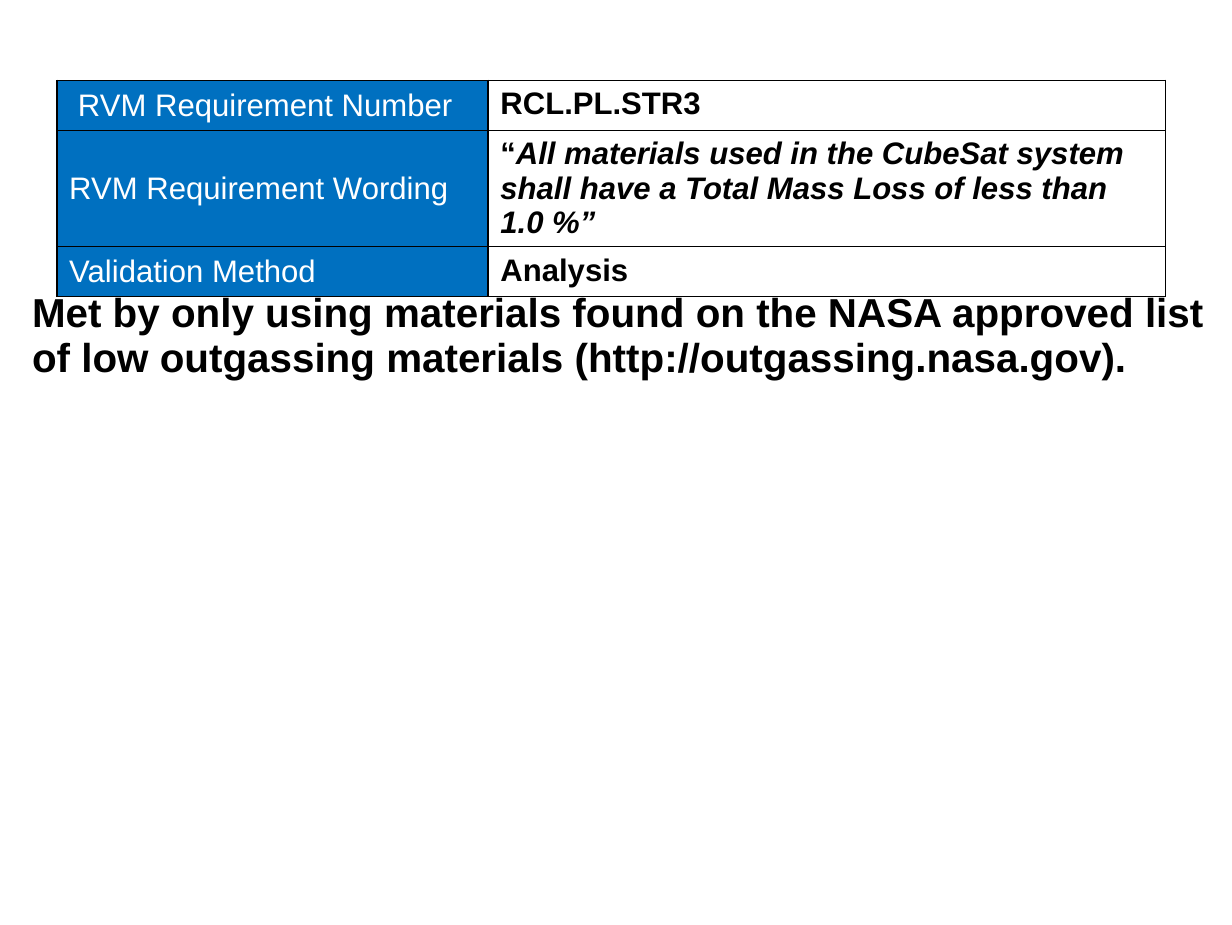
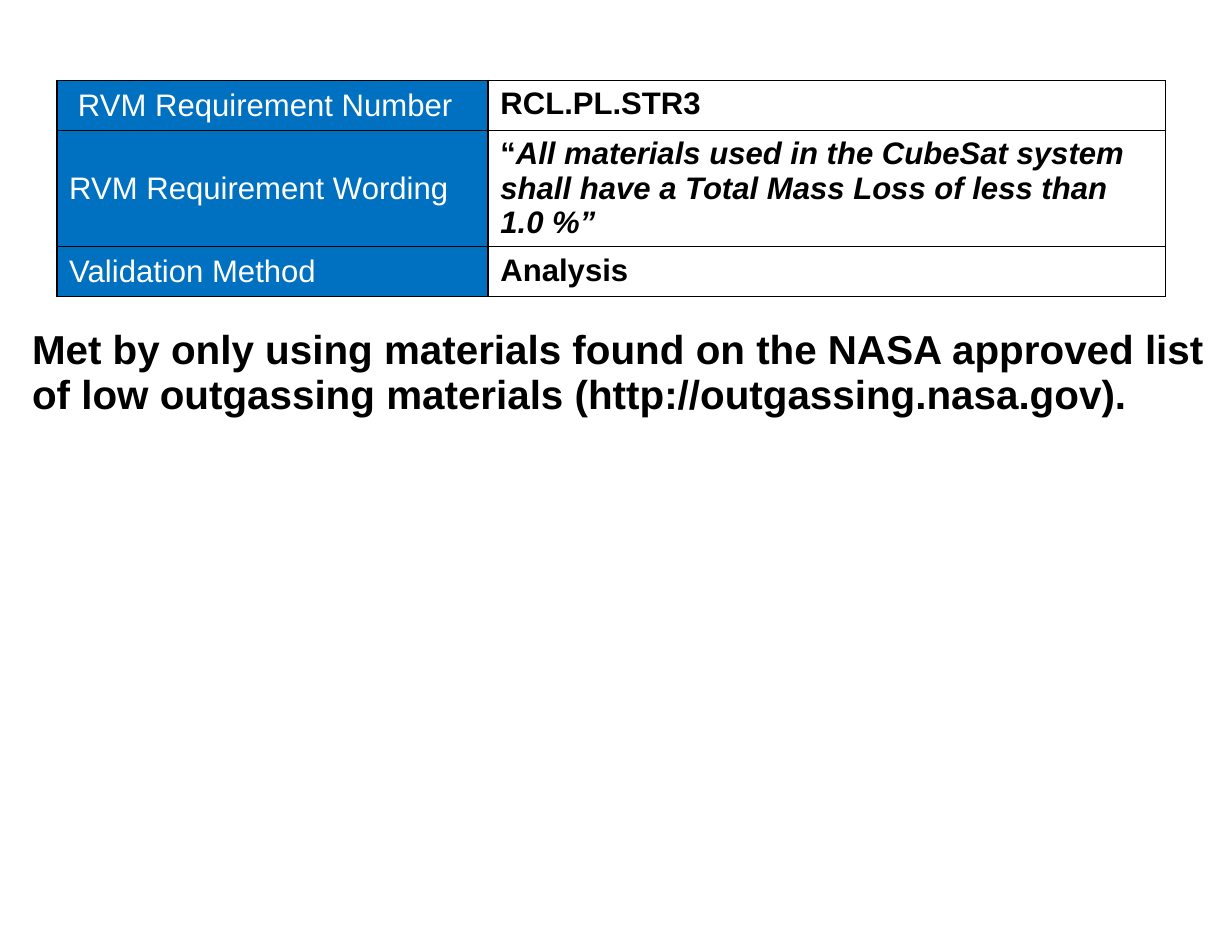
Before and after one commit to RascalSeniorDesign/Preliminary-Design, a slide deck: slide 13 of CMQA/Presentations/SRR Presentation.pptx (slide 10 before the commit). Drawn at 1232x925 pixels with LibreOffice and Linux fonts; fonts in the diff are those of the drawing; background and template pictures are left out. Boxes give left, top, right and bottom in pixels: in the first picture for what was removed or moved away, otherwise in the second. Text is boxed around its words. In the diff, an @@ line names an element or a change of style, - is before the commit and + after.

```diff
--- a/CMQA/Presentations/SRR Presentation.pptx
+++ b/CMQA/Presentations/SRR Presentation.pptx
@@ text "Met by only using materials ...": place and size @@
-text "Met by only using materials ..." at box(32, 295, 1203, 380)
+text "Met by only using materials ..." at box(32, 334, 1203, 417)
```
Also in this commit, not shown: 40 other slides changed, 3 slides added.
